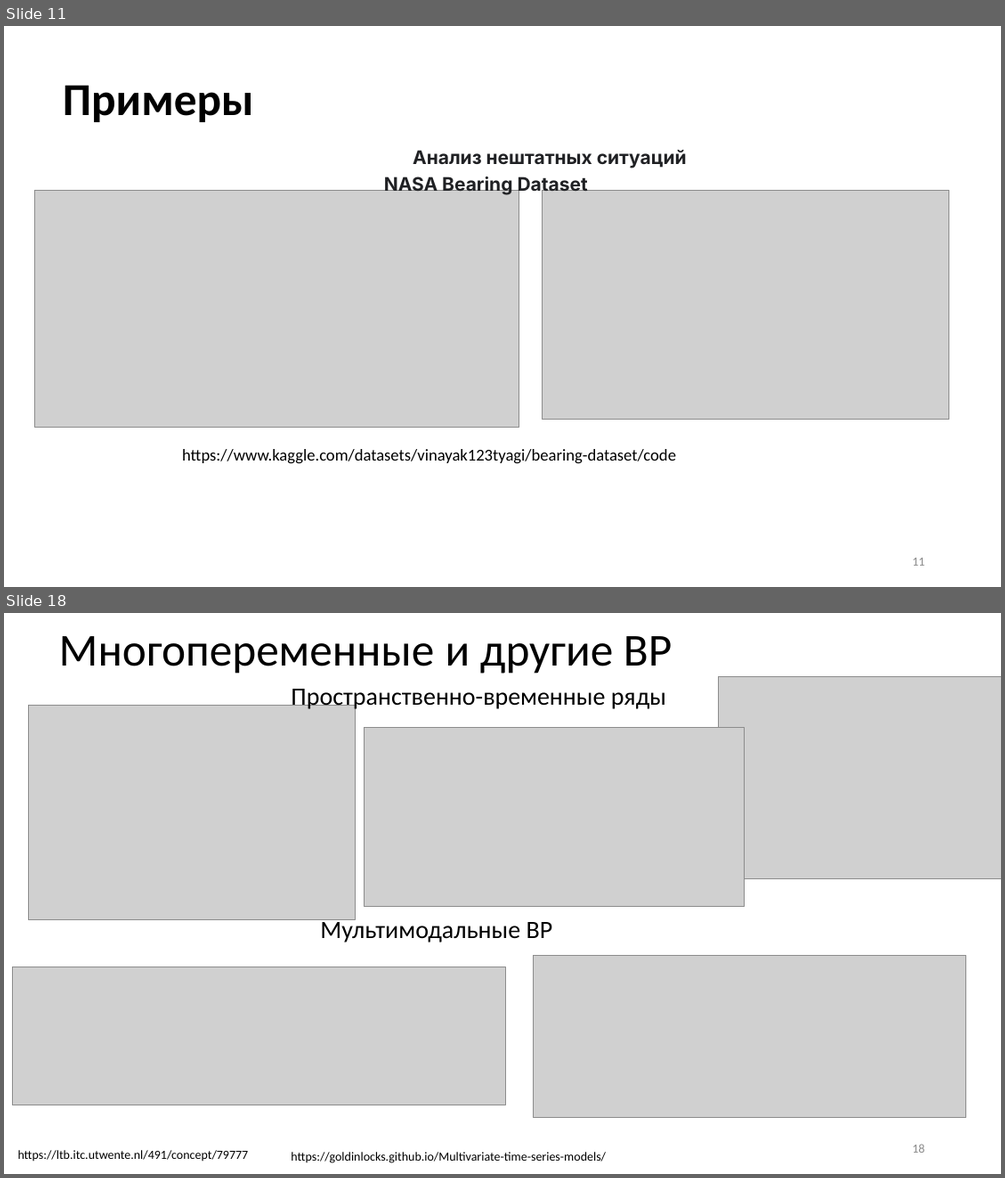
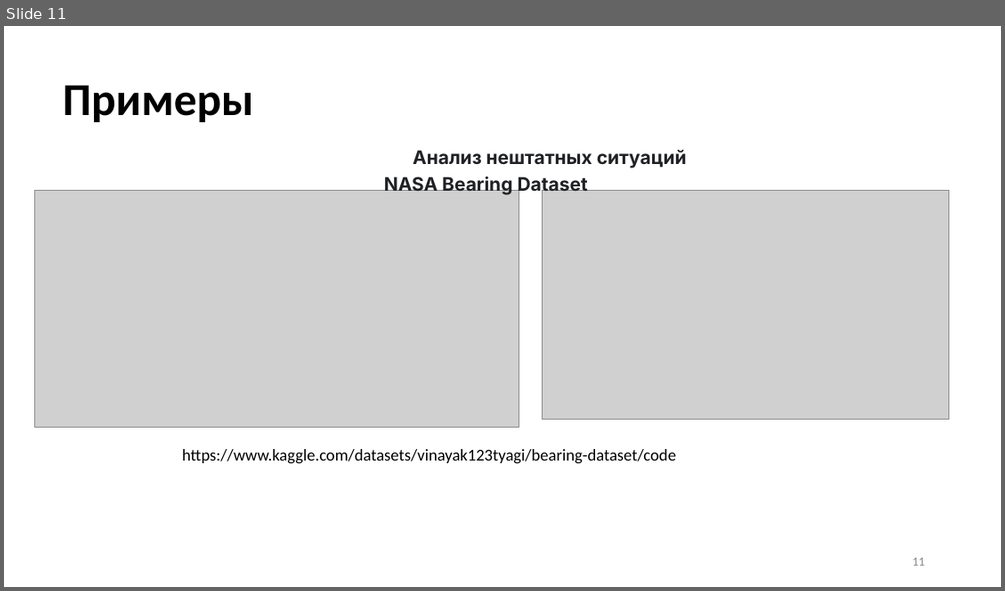
Before and after one commit to MVRonkin/TimeSeriesCourse, a slide deck: Last/LEC/01-1_Intro.pptx. Shown one above the other, each under a label of ours: slides 11 and 18 before the commit, slide 11 after it; the slides between them are not shown. The pictures are 1005x1178 and 1005x591 pixels, drawn with LibreOffice and Linux fonts; fonts in the diff are those of the drawing; grey boxes stand for pictures. Boxes give left, top, right and bottom in pixels: in the first picture for what was removed or moved away, otherwise in the second. Text is boxed around its words. In the diff, an @@ line names an element or a change of style, - is before the commit and + after.

```diff
--- a/Last/LEC/01-1_Intro.pptx
+++ b/Last/LEC/01-1_Intro.pptx
@@ slide 18 removed at box(4, 613, 1001, 1174), background #FFFFFF @@
@@ title removed at box(59, 636, 672, 674) @@
-Многопеременные и другие ВР
@@ text removed at box(291, 689, 666, 711) @@
-Пространственно-временные ряды
@@ picture removed at box(719, 676, 1001, 878) @@
@@ picture removed at box(29, 705, 355, 919) @@
@@ picture removed at box(364, 728, 744, 906) @@
@@ text removed at box(320, 917, 553, 942) @@
-Мультимодальные ВР
@@ picture removed at box(533, 956, 966, 1117) @@
@@ picture removed at box(12, 966, 505, 1105) @@
@@ page number removed at box(912, 1143, 924, 1152) @@
-18
@@ text removed at box(18, 1150, 249, 1161) @@
-https://ltb.itc.utwente.nl/491/concept/79777
@@ text removed at box(291, 1151, 606, 1163) @@
-https://goldinlocks.github.io/Multivariate-time-series-models/
```
Also in this commit, not shown: 1 slide changed, 7 slides added, 7 other slides removed, 13 other files.
